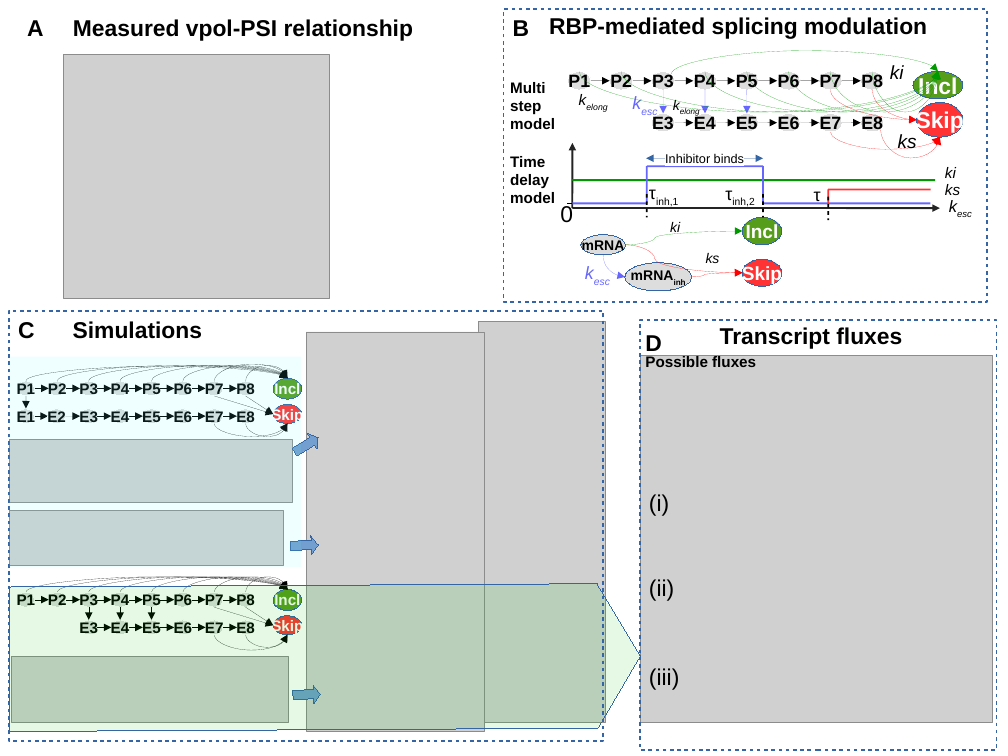
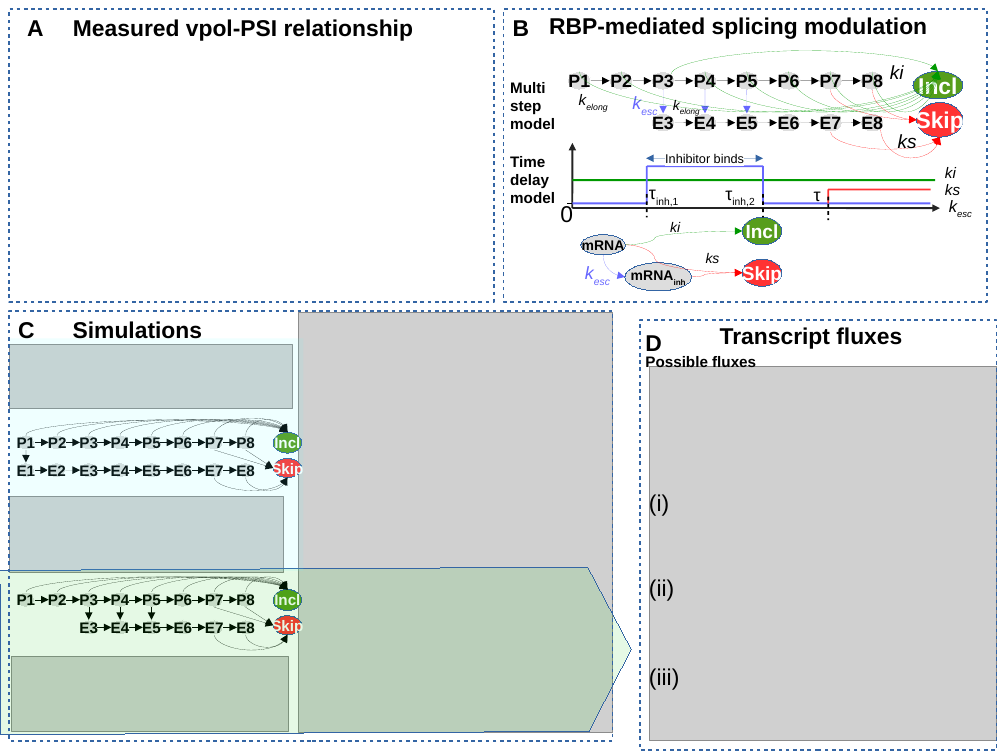
Before and after one commit to Siddharthaaa/SysBioSimulation, a slide deck: slide 4 of docs/Figures_end 2.odp. Drawn at 1008x756 pixels with LibreOffice and Linux fonts; fonts in the diff are those of the drawing; grey boxes stand for pictures; background and template pictures are left out. Boxes give left, top, right and bottom in pixels: in the first picture for what was removed or moved away, otherwise in the second. Text is boxed around its words. In the diff, an @@ line names an element or a change of style, - is before the commit and + after.

```diff
--- a/docs/Figures_end 2.odp
+++ b/docs/Figures_end 2.odp
@@ rectangle added at [9, 9, 494, 302], outline #3465A4 1.45 pt @@
@@ picture removed at [64, 55, 329, 298] @@
@@ rectangle: place and size @@
-rectangle at [9, 311, 604, 741]
+rectangle at [9, 311, 613, 741]
@@ picture: place and size @@
-picture at [306, 332, 485, 732]
+picture at [299, 313, 613, 734]
@@ picture removed at [478, 322, 606, 724] @@
@@ picture: place and size @@
-picture at [9, 439, 292, 503]
+picture at [10, 345, 293, 409]
@@ rectangle: place and size @@
-rectangle at [9, 357, 301, 567]
+rectangle at [10, 338, 304, 571]
@@ picture: place and size @@
-picture at [640, 355, 993, 722]
+picture at [649, 367, 997, 741]
@@ curved arrow moved from (214, 424) - (287, 424) to (214, 434) - (287, 433) @@
@@ 7 arrows: place and size @@
-7 arrows at [35, 416, 237, 416]
+7 arrows at [35, 443, 237, 443]
@@ curved arrow moved from (246, 424) - (287, 424) to (246, 434) - (287, 433) @@
@@ left arrow removed at [290, 430, 323, 460] @@
@@ 7 arrows: place and size @@
-7 arrows at [35, 389, 237, 389]
+7 arrows at [35, 470, 237, 470]
@@ curved arrow moved from (214, 381) - (287, 378) to (214, 477) - (287, 477) @@
@@ 18 ellipses, 6 curved arrows, 3 arrows: place and size @@
-18 ellipses, 6 curved arrows, 3 arrows at [17, 366, 302, 424]
+18 ellipses, 6 curved arrows, 3 arrows at [17, 420, 302, 478]
@@ curved arrow moved from (246, 381) - (287, 378) to (246, 477) - (287, 477) @@
@@ picture: place and size @@
-picture at [9, 510, 284, 565]
+picture at [9, 496, 284, 572]
@@ left arrow removed at [291, 536, 319, 555] @@
@@ freeform shape: place and size @@
-freeform shape at [9, 584, 641, 732]
+freeform shape at [0, 567, 632, 735]
@@ picture: place and size @@
-picture at [12, 657, 289, 722]
+picture at [12, 657, 289, 731]
@@ left arrow removed at [292, 685, 320, 704] @@
```
Also in this commit, not shown: 3 other slides changed, 2 slides added, 1 slide removed, 7 other files.
